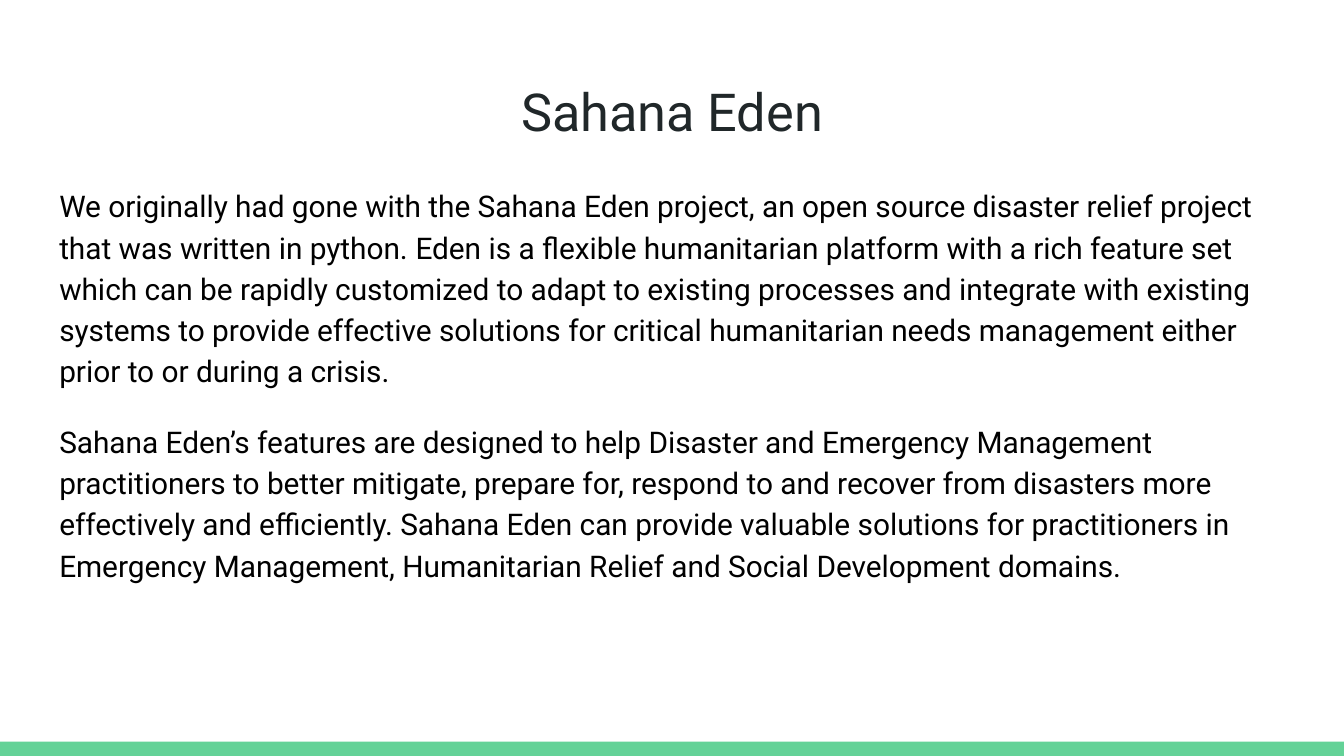
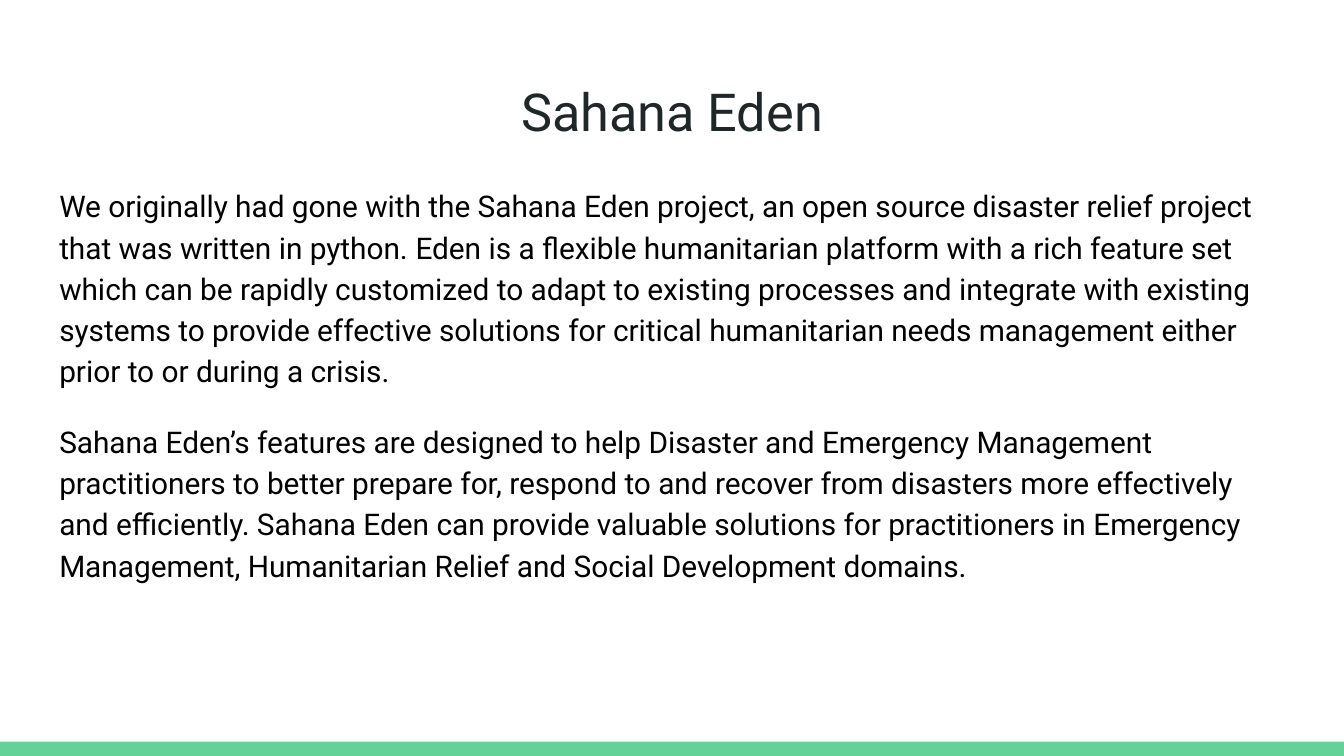
Before and after one commit to CSCI-362-02-2017/KMP, a slide deck: slide 4 of KMP_presentation.pptx. Drawn at 1344x756 pixels with LibreOffice and Linux fonts; fonts in the diff are those of the drawing. Boxes give left, top, right and bottom in pixels: in the first picture for what was removed or moved away, otherwise in the second. Text is boxed around its words. In the diff, an @@ line names an element or a change of style, - is before the commit and + after.

```diff
--- a/KMP_presentation.pptx
+++ b/KMP_presentation.pptx
@@ text at box(59, 430, 1240, 584): text changed @@
-Sahana Eden’s features are designed to help Disaster and Emergency Management practitioners to better mitigate, prepare for, respond to and recover from disasters more effectively and efficiently. Sahana Eden can provide valuable solutions for practitioners in Emergency Management, Humanitarian Relief and Social Development domains.
+Sahana Eden’s features are designed to help Disaster and Emergency Management practitioners to better prepare for, respond to and recover from disasters more effectively and efficiently. Sahana Eden can provide valuable solutions for practitioners in Emergency Management, Humanitarian Relief and Social Development domains.
```
Also in this commit, not shown: 8 other slides changed, 1 slide added.
